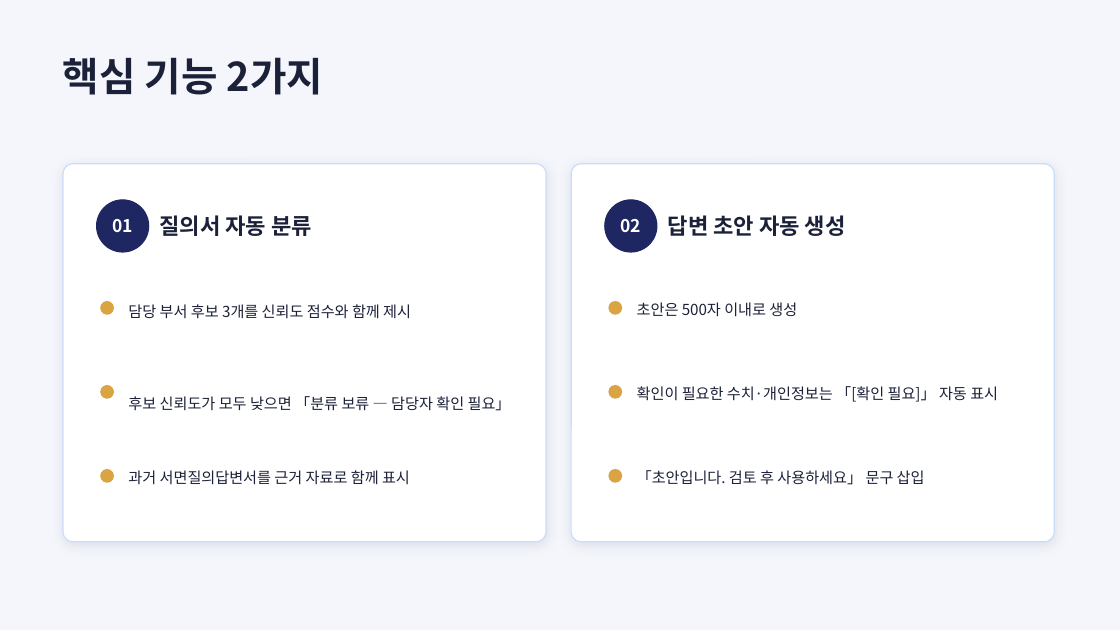
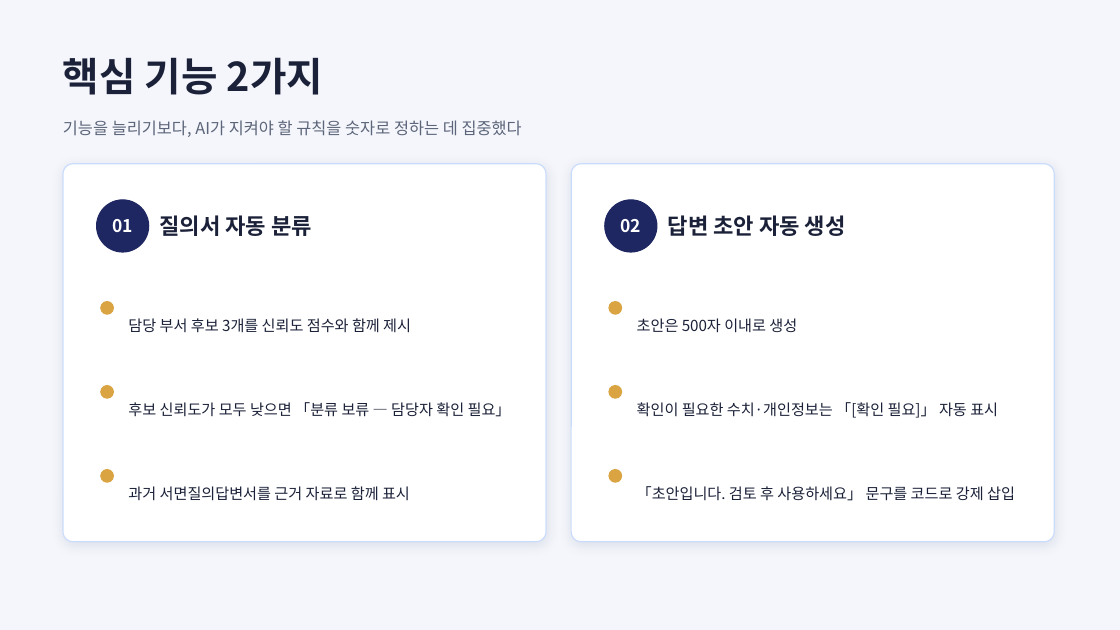
Before and after one commit to yunseoy/assembly-qna, a slide deck: slide 4 of presentation/AI활용_국회질의서_자동화_발표자료.pptx. Drawn at 1120x630 pixels with LibreOffice and Linux fonts; fonts in the diff are those of the drawing. Boxes give left, top, right and bottom in pixels: in the first picture for what was removed or moved away, otherwise in the second. Text is boxed around its words. In the diff, an @@ line names an element or a change of style, - is before the commit and + after.

```diff
--- a/presentation/AI활용_국회질의서_자동화_발표자료.pptx
+++ b/presentation/AI활용_국회질의서_자동화_발표자료.pptx
@@ text added at (x1=63, y1=120, x2=522, y2=137), 14 pt, text #5C6579 @@
+기능을 늘리기보다, AI가 지켜야 할 규칙을 숫자로 정하는 데 집중했다
@@ text "후보 신뢰도가 모두 낮으면 「분류 ..." moved from (x1=128, y1=396, x2=511, y2=411) to (x1=128, y1=402, x2=511, y2=417) @@
@@ 4 texts moved together from (x1=128, y1=302, x2=998, y2=485) to (x1=128, y1=318, x2=998, y2=501) @@
@@ text at (x1=637, y1=486, x2=1015, y2=501): text changed @@
-「초안입니다. 검토 후 사용하세요」 문구 삽입
+「초안입니다. 검토 후 사용하세요」 문구를 코드로 강제 삽입
```
Also in this commit, not shown: 6 other slides changed, 1 slide added, 11 other files.
